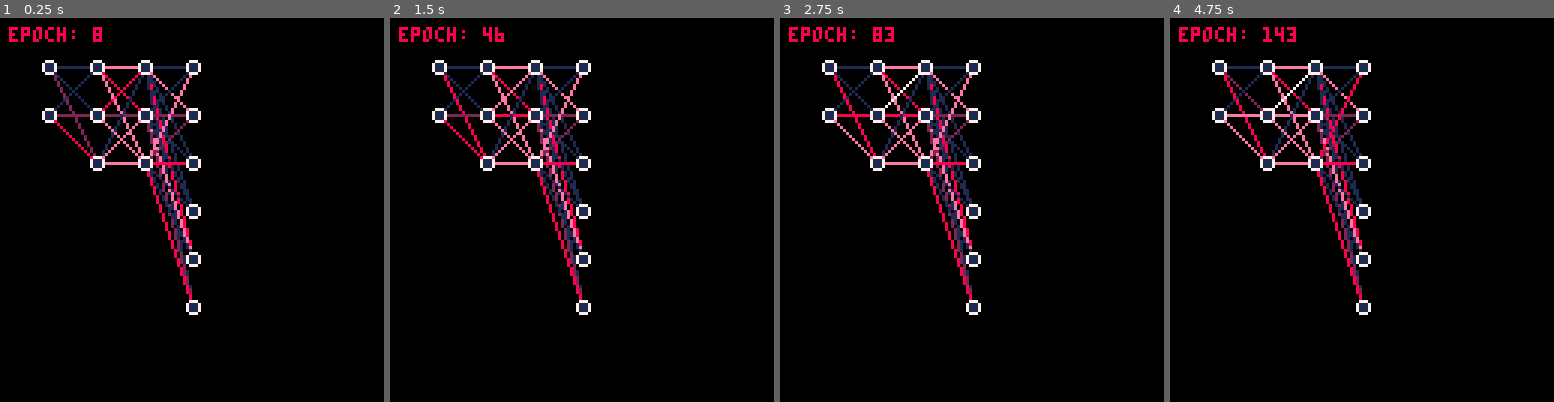
Above: before the commit, frames 1-4 (left to right).
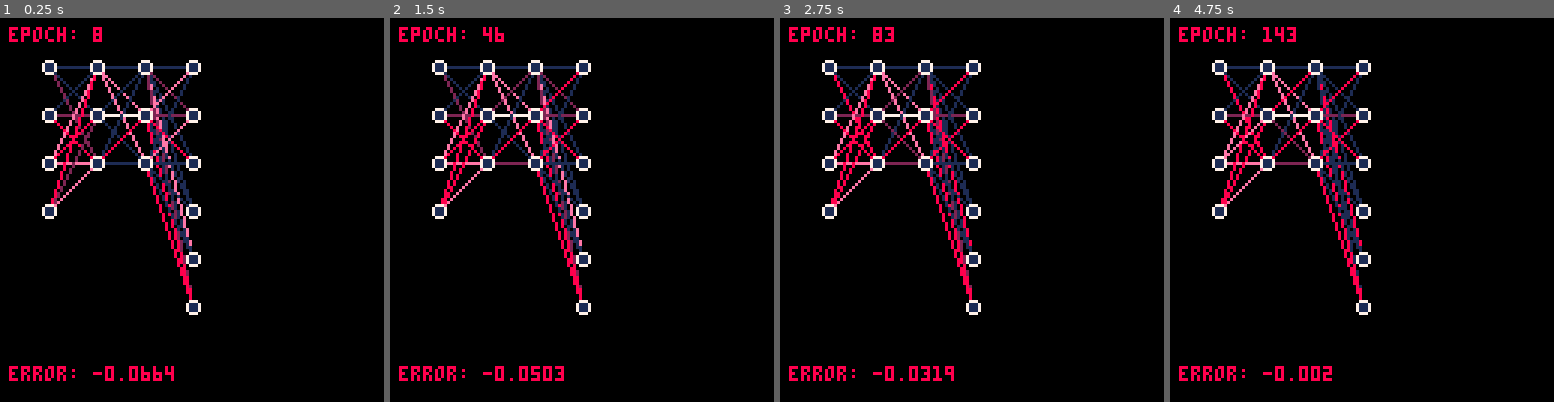
Above: after the commit, the same moments.

Repository: learnb/pico-learn
Game: PICO-8 cartridge pico-learn.p8
The game is run twice, just before and just after one commit, with the same random seed, the same clock (stepped at 60 frames per second) and the same inputs.
Inputs:
- Up to frame 1 (0.25 s): no input
- Up to frame 2 (1.5 s): no input
- Up to frame 3 (2.75 s): no input
- Up to frame 4 (4.75 s): no input

The runs differ from the first frame. In frame 1, 3.8% of the frame differs, in the area x 2-50%, y 12-95%; in frame 2, 3.9%; in frame 3, 3.6%; in frame 4, 3.4%.

Commit message:
added mean square error functions

Diff:
--- a/pico-learn.p8
+++ b/pico-learn.p8
@@ -11,7 +11,7 @@
 
     --net = fcnn:new({3,5,5,3})
     --draw_nn(net)
-    num_inputs=2
+    num_inputs=4
     num_outputs=6
 
     net=nn:new()
@@ -53,6 +53,7 @@
     if ((net.epoch>prev_epoch) and (net.epoch<epochs)) then -- ready for next epoch
         prev_epoch=net.epoch
         net:train_step(x[prev_sample],y[prev_sample],learing_rate)
+        net:mse(y[1],x[1])
         if (prev_sample<num_samples) then
             prev_sample+=1
         else
@@ -153,6 +154,7 @@
     local this={}
     this.layers={}
     this.epoch=0
+    this.error=0.0
 
     self.__index=self
     setmetatable(this,self)
@@ -211,6 +213,14 @@
         self.layers[l]:update(_in,self.layers[l].delta,lr)
     end
 end
+-- mean square error
+-- y: input vector, 1-d array
+-- returns: mse, scalar
+function nn:mse(y,x)
+    local e=np_mean_vec(np_square_vec(np_sub_vec(y, self:feedforward(x))))
+    self.error=e
+    return e
+end
 -- train using sgd
 -- x: input values, 2-d array. x[1] is the first sample vector
 -- y: target values, 2-d array. y[1] is the first target vector
@@ -221,22 +231,21 @@
     local results={}
     for i=1,max_epochs do -- each epoch
         self.epoch=i
-        for j=1,#x do -- each input
-            self:backprop(x[j], y[j], lr)
+        for s=1,#x do -- each sample
+            self:backprop(x[s], y[s], lr)
         end
         -- check progress
-        --if i%10==0 then
-        --    local mse=np_mse()
-        --end
+        if i%10==0 then
+            add(results, nn:mse(y[1],x[1]))
+        end
     end
     return results
 end
--- train using sgd
+-- train on one sample using sgd
 -- x: input values, 1-d array. x is a sample vector
 -- y: target values, 1-d array. y is a target vector
 -- lr: learning rate (0,1)
 -- max_epochs: maximum number of training iterations
--- returns: array of mse errors
 function nn:train_step(x,y,lr)
     self.epoch+=1
     self:backprop(x, y, lr)
@@ -275,6 +284,7 @@
         end
     end
     print("epoch: "..self.epoch, 3,3, 8)
+    print("error: "..self.error, 3,116, 8)
 end
 layer={}
 -- constructor for nn layer
@@ -460,6 +470,21 @@
     end
     return c
 end
+-- component-wise x^2
+function np_square_vec(_v)
+    for comp in all(_v) do
+        comp = comp*comp
+    end
+    return _v
+end
+-- returns: arithmetic mean of vector
+function np_mean_vec(_v)
+    local sum=0
+    for i=1,#_v do
+        sum+=_v[i]
+    end
+    return sum/#_v
+end
 -- applies function to each vector component
 function np_vec_func(_v,_func)
     for i=1,#_v do
